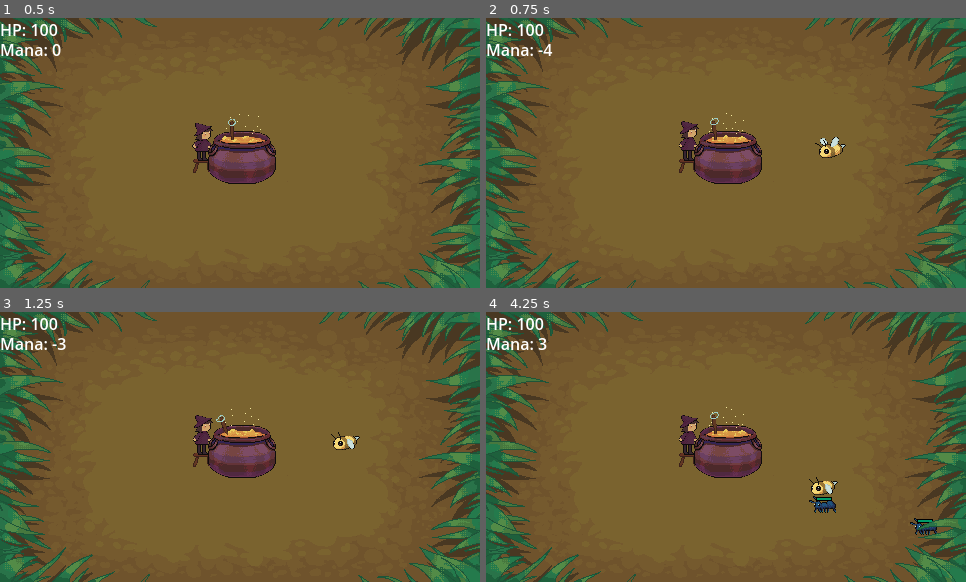
Above: before the commit, frames 1-4 (two rows, left to right).
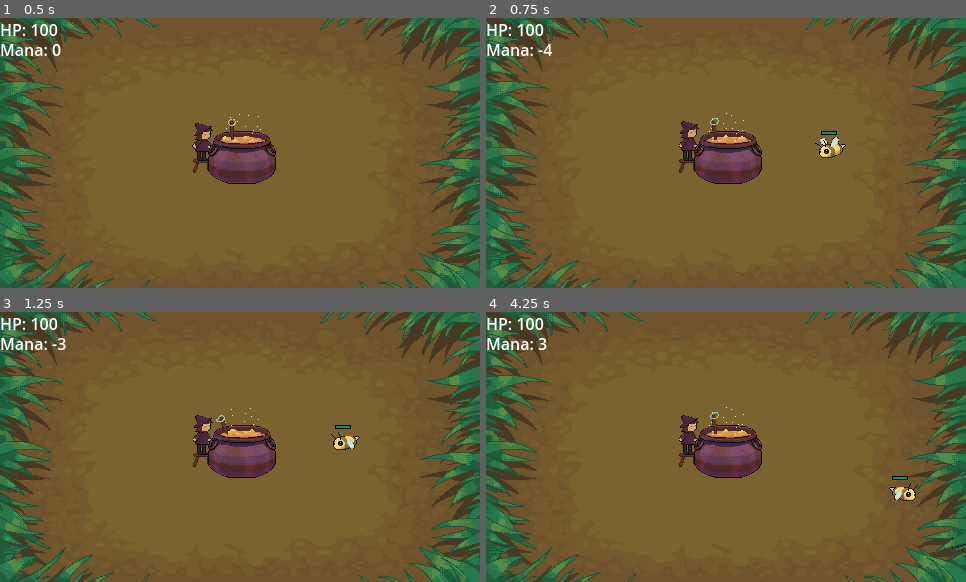
Above: after the commit, the same moments.

Repository: HarryLin349/WitchGame
Game: Godot game, scene res://overworld.tscn
Two runs of this game, one before a commit and one after it. Both use one fixed random seed, a clock stepped at 60 frames per second and the inputs below.
Inputs (mouse positions are in pixels of both pictures, inside the frame that each line leads up to):
- Up to frame 1 (0.5 s): no input
- Up to frame 2 (0.75 s): move the mouse to (831, 139) at 0.52 s; click (831, 139) at 0.67 s
- Up to frame 3 (1.25 s): no input
- Up to frame 4 (4.25 s): move the mouse to (630, 460) at 1.27 s; click (630, 460) at 1.42 s; move the mouse to (774, 387) at 2.02 s; click (774, 387) at 2.17 s; move the mouse to (702, 501) at 2.77 s; click (702, 501) at 2.92 s; move the mouse to (870, 487) at 3.52 s; click (870, 487) at 3.67 s

Frame 1 is identical in both runs. In frame 2, less than 0.1% of the frame differs, in the area x 69-74%, y 41-44%; in frame 3, less than 0.1%; in frame 4, 0.9%, in the area x 67-100%, y 60-89%.

Commit message:
add Healthbars

Diff:
--- a/Enemies/ant.gd
+++ b/Enemies/ant.gd
@@ -2,8 +2,9 @@
 
 func _ready():
 	health = 2
+	maxHealth = 2
 	damage = 1
-	speed = 100
-	attackCooldown = 0.25
-	currentCooldown = 0.25
+	speed = 10
+	attackCooldown = 0.3
+	currentCooldown = 0.3
 	animated_sprite = $AnimatedSprite2D
--- a/Enemies/slug.gd
+++ b/Enemies/slug.gd
@@ -7,7 +7,8 @@
 var speed_duration: float = 8 # The time for one full oscillation\
 
 func _ready():
-	health = 8
+	health = 6
+	maxHealth = 8
 	damage = 5
 	speed = 5 # Initial speed
 	attackCooldown = 0.5
@@ -18,6 +19,9 @@
 func _process(delta):
 	# Accumulate time
 	time_elapsed += delta
+	if time_elapsed > speed_duration:
+		health += 2
+		time_elapsed = 0
 
 	# Adjust the speed using a sine wave: sin(2 * PI * (t / duration)) oscillates between -1 and 1
 	var sine_value = cos(2 * PI * (time_elapsed / speed_duration))
--- a/Enemies/slug.tscn
+++ b/Enemies/slug.tscn
@@ -1,7 +1,8 @@
-[gd_scene load_steps=7 format=3 uid="uid://d1h2oh3ex1ewl"]
+[gd_scene load_steps=10 format=3 uid="uid://d1h2oh3ex1ewl"]
 
 [ext_resource type="Script" path="res://Enemies/slug.gd" id="1_i5km4"]
 [ext_resource type="Texture2D" uid="uid://dbaqlhpqt18n1" path="res://Assets/slug.png" id="2_s7a3u"]
+[ext_resource type="PackedScene" uid="uid://bjk54byq3grku" path="res://HealthBar.tscn" id="3_wi3an"]
 
 [sub_resource type="AtlasTexture" id="AtlasTexture_u4cyo"]
 atlas = ExtResource("2_s7a3u")
@@ -38,6 +39,14 @@
 "speed": 2.0
 }]
 
+[sub_resource type="CapsuleShape2D" id="CapsuleShape2D_nw7q7"]
+radius = 7.0
+height = 34.0
+
+[sub_resource type="CapsuleShape2D" id="CapsuleShape2D_fi5je"]
+radius = 8.0
+height = 22.0
+
 [node name="Slug" type="CharacterBody2D"]
 collision_mask = 2
 script = ExtResource("1_i5km4")
@@ -48,5 +57,17 @@
 animation = &"walk_left"
 frame_progress = 0.0688091
 
-[node name="CollisionPolygon2D" type="CollisionPolygon2D" parent="."]
-polygon = PackedVector2Array(-26, 1, -26, -4, -31, -16, -16, -19, -11, -8, -8, -4, 30, 0, 32, 18, -13, 19, -28, 6)
+[node name="HealthBar" parent="." instance=ExtResource("3_wi3an")]
+offset_left = -8.0
+offset_top = -8.0
+offset_right = -8.0
+offset_bottom = -8.0
+
+[node name="CollisionShape2D" type="CollisionShape2D" parent="."]
+position = Vector2(4, 8)
+rotation = 1.5708
+shape = SubResource("CapsuleShape2D_nw7q7")
+
+[node name="CollisionShape2D2" type="CollisionShape2D" parent="."]
+position = Vector2(-18, -4)
+shape = SubResource("CapsuleShape2D_fi5je")
--- a/Summons/Bee.gd
+++ b/Summons/Bee.gd
@@ -5,7 +5,8 @@
 # Bee-specific summon properties
 func _ready():
 	health = 4
-	damage = 1
+	maxHealth = 4
+	damage = 2
 	speed = 50
 	summonCost = 5
 	attackCooldown = 0.5
--- a/Summons/Bee.tscn
+++ b/Summons/Bee.tscn
@@ -1,7 +1,8 @@
-[gd_scene load_steps=8 format=3 uid="uid://ce8j46gvp27da"]
+[gd_scene load_steps=9 format=3 uid="uid://ce8j46gvp27da"]
 
 [ext_resource type="Texture2D" uid="uid://c2w2f7ug3okom" path="res://Assets/bee.png" id="1_hkqgk"]
 [ext_resource type="Script" path="res://Summons/Bee.gd" id="1_nhkgo"]
+[ext_resource type="PackedScene" uid="uid://bjk54byq3grku" path="res://HealthBar.tscn" id="3_phtjp"]
 
 [sub_resource type="AtlasTexture" id="AtlasTexture_07js6"]
 atlas = ExtResource("1_hkqgk")
@@ -51,3 +52,9 @@
 position = Vector2(-2, 10)
 rotation = 4.71239
 shape = SubResource("CapsuleShape2D_vwp0t")
+
+[node name="HealthBar" parent="." instance=ExtResource("3_phtjp")]
+offset_left = -11.0
+offset_top = -9.0
+offset_right = -11.0
+offset_bottom = -9.0
--- a/Summons/summon.gd
+++ b/Summons/summon.gd
@@ -35,6 +35,8 @@
 func take_damage(amount: int):
 	print("HP", health, "-", amount, "=", health - amount)
 	health -= amount
+	if ($HealthBar):
+		$HealthBar.update_health(health, maxHealth)
 	if health <= 0:
 		print("I died!")
 		queue_free() # Remove the enemy if health reaches 0
--- a/health_bar.gd
+++ b/health_bar.gd
@@ -2,10 +2,12 @@
 
 # Function to update the health bar.
 func update_health(current_health: float, max_health: float) -> void:
-	print("updating health")
+	print("updating health:", current_health, max_health)
 	if max_health > 0:
 		# Calculate the size ratio of health (clamp to avoid weird sizes)
 		var health_ratio = clamp(current_health / max_health, 0, 1)
 		print(health_ratio)
-		# Set the width of the green bar to represent the current health
-		$ForegroundBar.rect_size.x = $BackgroundBar.rect_size.x * health_ratio - 2
+		# Set the width of ForegroundBar on top of BackgroundBar to represent the current health
+		var new_size = $ForegroundBar.size
+		new_size.x = $BackgroundBar.size.x * health_ratio - 1
+		$ForegroundBar.set_size(new_size)
--- a/summoning.gd
+++ b/summoning.gd
@@ -9,7 +9,7 @@
 			var world_position = get_global_mouse_position()
 			spawn_bee(world_position)
 			#spawn_mushroom(world_position)
-			GlobalStats.decrease_mana(Bee.summonCost)  # Deduct mana when a bee is summoned
+			GlobalStats.decrease_mana(Bee.summonCost) # Deduct mana when a bee is summoned
 		else:
 			print("Not enough mana!")
 
